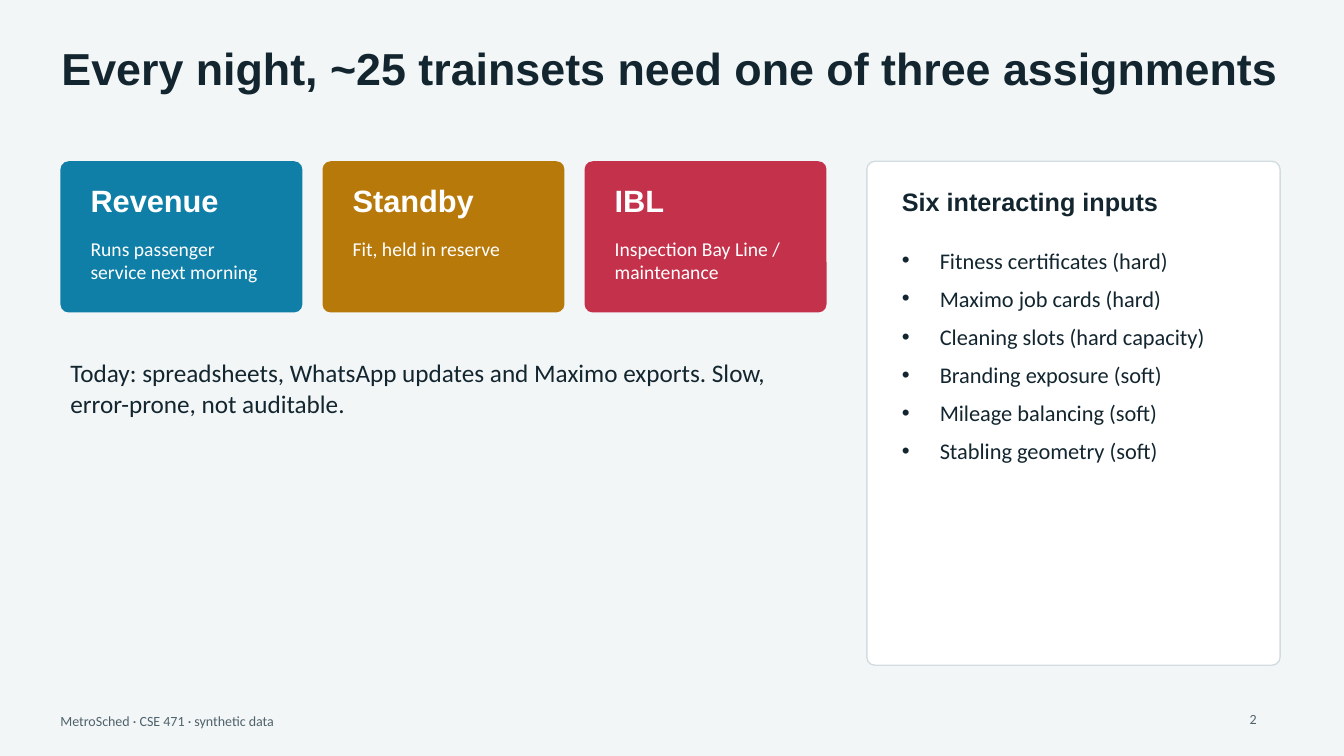
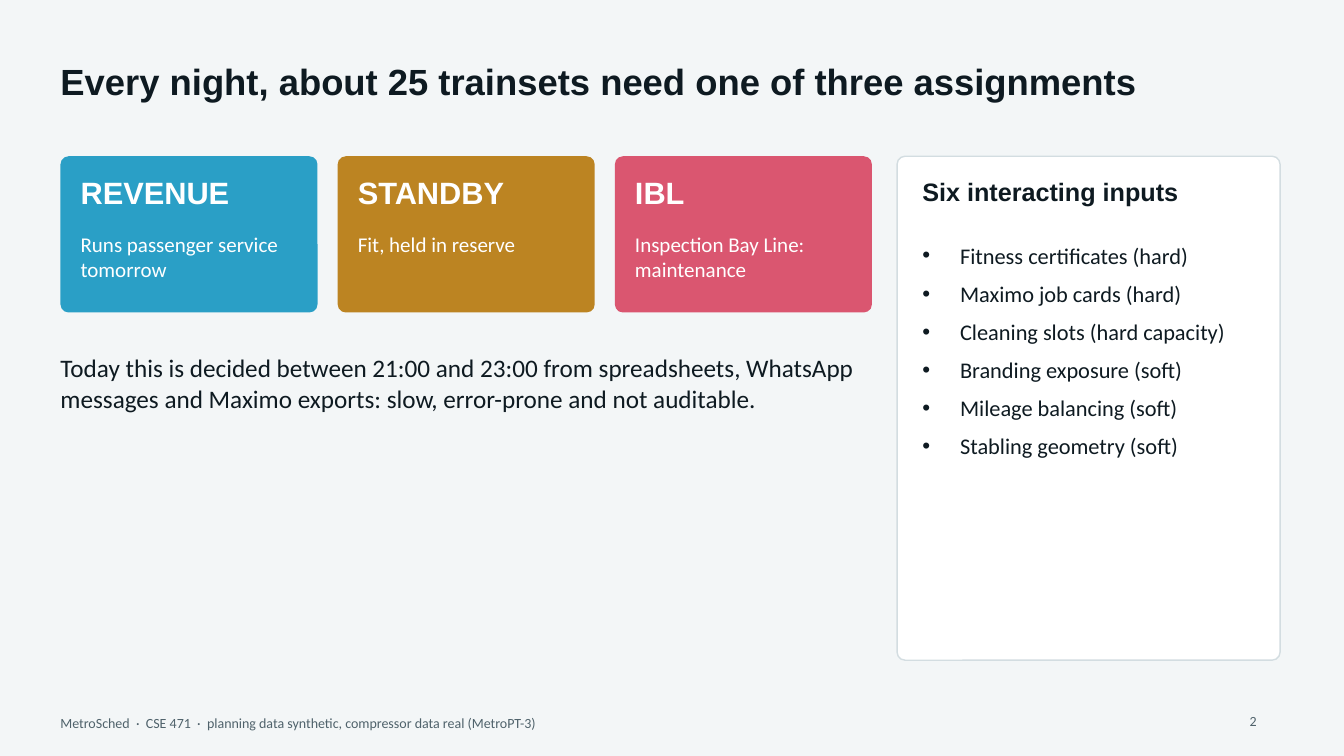
Before and after one commit to AyushDas4890/metrosched, a slide deck: slide 2 of presentation/MetroSched.pptx. Drawn at 1344x756 pixels with LibreOffice and Linux fonts; fonts in the diff are those of the drawing. Boxes give left, top, right and bottom in pixels: in the first picture for what was removed or moved away, otherwise in the second. Text is boxed around its words. In the diff, an @@ line names an element or a change of style, - is before the commit and + after.

```diff
--- a/presentation/MetroSched.pptx
+++ b/presentation/MetroSched.pptx
@@ title "Every night, about 25 trainsets ..." at (60, 68, 1136, 102): vertical alignment top to middle @@
@@ title at (60, 68, 1136, 102): text changed; size 32 to 26 pt; text colour #13262F to #0E1A21 @@
-Every night, ~25 trainsets need one of three assignments
+Every night, about 25 trainsets need one of three assignments
@@ rounded rectangle: place and size @@
-rounded rectangle at (60, 161, 302, 313)
+rounded rectangle at (60, 156, 318, 313)
@@ rounded rectangle at (60, 156, 318, 313): fill #0F7FA8 to #2A9FC6; proportions changed @@
@@ rounded rectangle: place and size @@
-rounded rectangle at (323, 161, 565, 313)
+rounded rectangle at (338, 156, 595, 313)
@@ rounded rectangle at (338, 156, 595, 313): fill #B7790A to #BC8422; proportions changed @@
@@ rounded rectangle: place and size @@
-rounded rectangle at (585, 161, 827, 313)
+rounded rectangle at (615, 156, 872, 313)
@@ rounded rectangle at (615, 156, 872, 313): fill #C4314B to #DA5670; proportions changed @@
@@ text "IBL": place and size @@
-text "IBL" at (615, 191, 664, 212)
+text "IBL" at (635, 183, 684, 204)
@@ rounded rectangle: place and size @@
-rounded rectangle at (867, 161, 1280, 665)
+rounded rectangle at (897, 156, 1280, 660)
@@ rounded rectangle at (897, 156, 1280, 660): proportions changed @@
@@ text "Six interacting inputs" at (922, 182, 1178, 207): text colour #13262F to #0E1A21 @@
@@ text "Six interacting inputs": place and size @@
-text "Six interacting inputs" at (902, 192, 1157, 217)
+text "Six interacting inputs" at (922, 182, 1178, 207)
@@ text at (81, 183, 230, 205): text changed @@
-Revenue
+REVENUE
@@ text at (358, 182, 504, 205): text changed @@
-Standby
+STANDBY
@@ text at (81, 237, 278, 277): text changed; size 14 to 15 pt @@
-Runs passenger service next morning
+Runs passenger service tomorrow
@@ text "Fit, held in reserve" at (358, 237, 515, 255): size 14 to 15 pt @@
@@ text at (635, 237, 805, 277): text changed; size 14 to 15 pt @@
-Inspection Bay Line / maintenance
+Inspection Bay Line: maintenance
@@ text "Fitness certificates (hard)": place and size @@
-text "Fitness certificates (hard)" at (940, 253, 1204, 463)
+text "Fitness certificates (hard)" at (960, 248, 1224, 458)
@@ text "Fitness certificates (hard)" at (960, 248, 1224, 458): text colour #13262F to #0E1A21 @@
@@ text at (60, 359, 853, 413): text changed; text colour #13262F to #0E1A21 @@
-Today: spreadsheets, WhatsApp updates and Maximo exports. Slow, error-prone, not auditable.
+Today this is decided between 21:00 and 23:00 from spreadsheets, WhatsApp messages and Maximo exports: slow, error-prone and not auditable.
@@ text at (60, 718, 536, 731): text changed @@
-MetroSched · CSE 471 · synthetic data
+MetroSched · CSE 471 · planning data synthetic, compressor data real (MetroPT-3)
```
Also in this commit, not shown: 6 other slides changed, 11 slides added, 3 slides removed, 32 other files.
